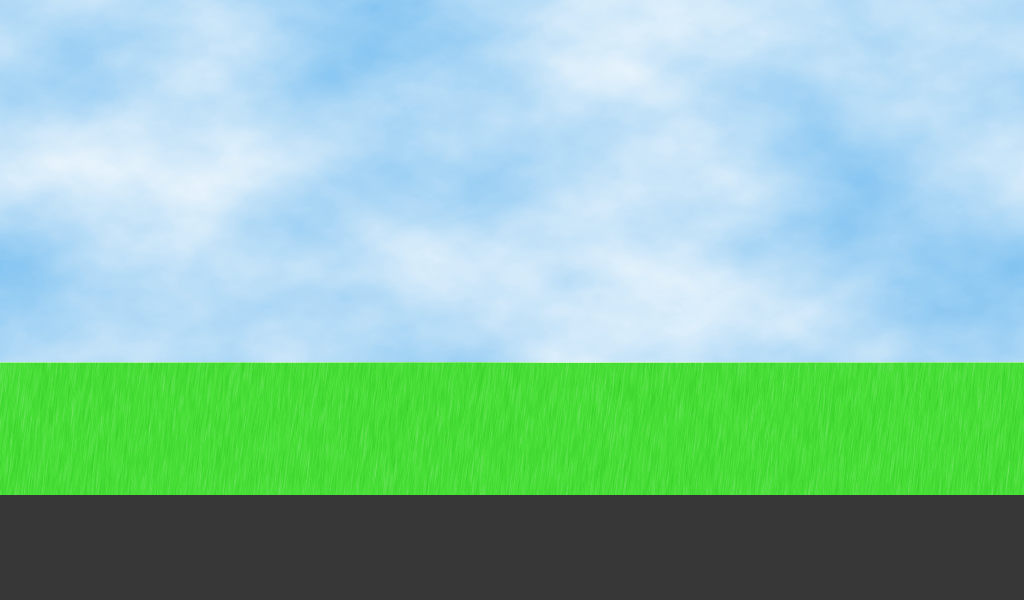
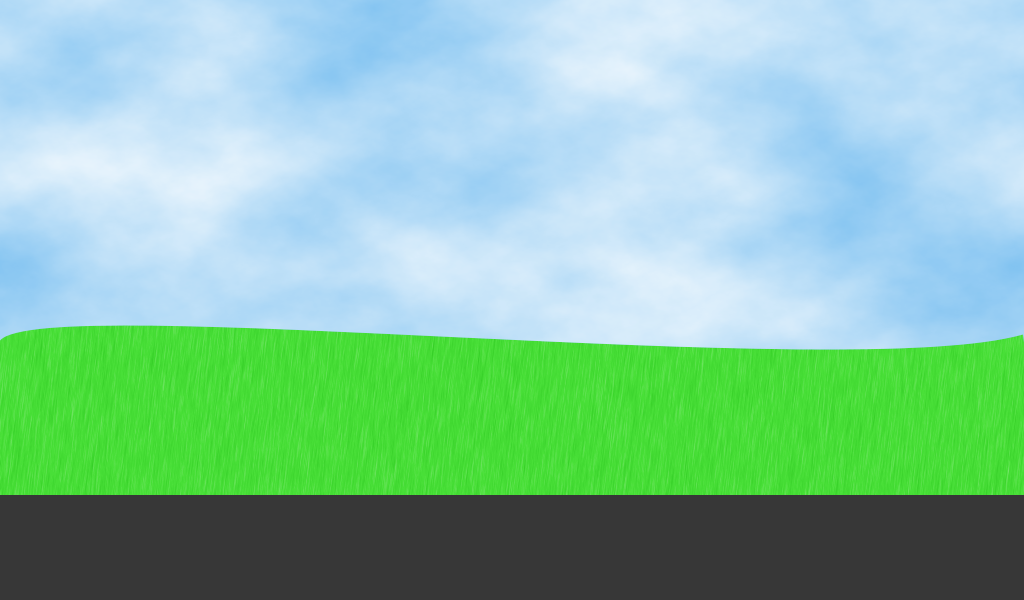
Layered file, before and after one edit (w=1024, h=600). Changes by layer:
painted on "Background" over [0, 325, 1024, 363]
painted on "Sky" over [0, 325, 1024, 362]
